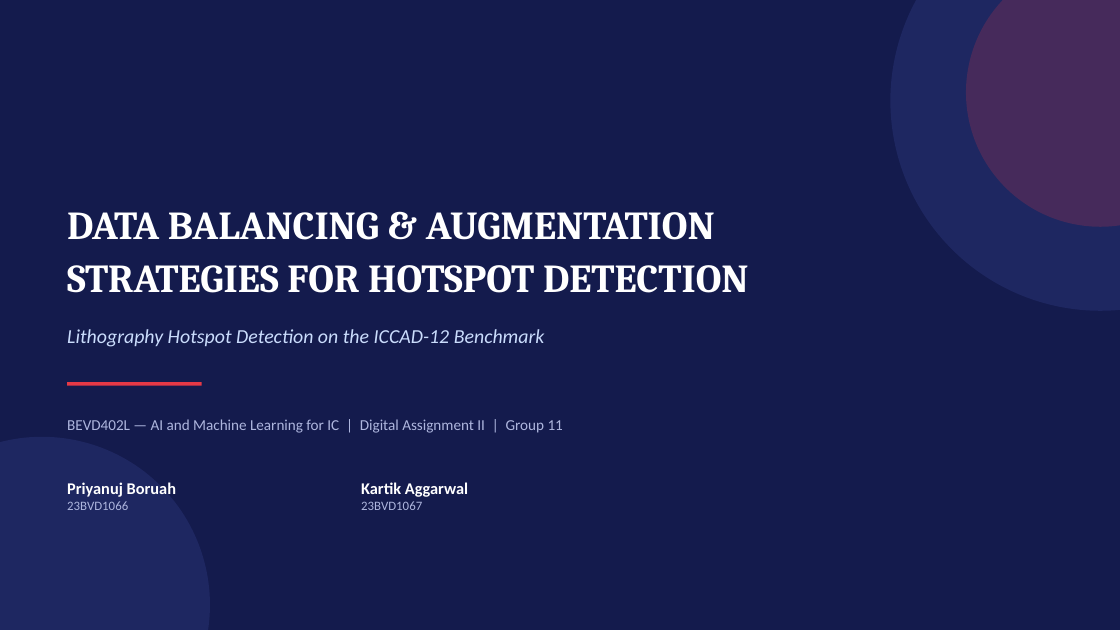
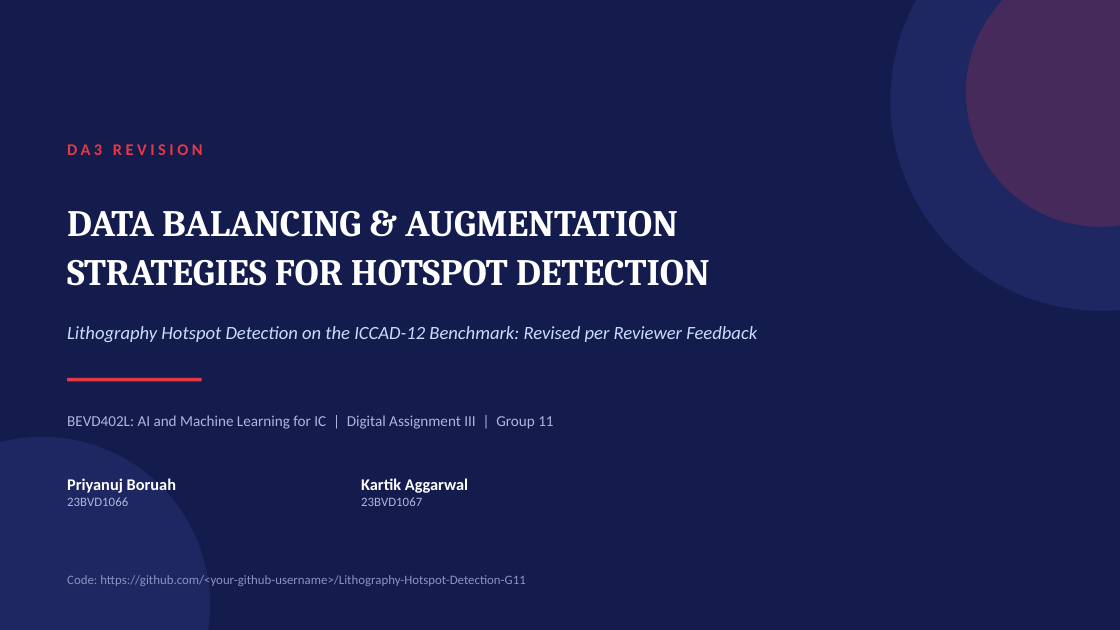
Before and after one commit to Nukebyt/Data-Balancing-For-Hotspot-Detection, a slide deck: slide 1 of report/slides.pptx. Drawn at 1120x630 pixels with LibreOffice and Linux fonts; fonts in the diff are those of the drawing. Boxes give left, top, right and bottom in pixels: in the first picture for what was removed or moved away, otherwise in the second. Text is boxed around its words. In the diff, an @@ line names an element or a change of style, - is before the commit and + after.

Commit message:
DA3 revision: fair training protocol overturns DA2 conclusions
Addresses all Group 11 feedback plus common-to-all-groups feedback:

- Validation split (15%, fixed seed) carved from training data only;
  checkpoint selection on validation, test touched exactly once.
- Equalised gradient-update steps per benchmark (not epochs), removing
  the confound where RUS's smaller resampled set meant far fewer
  actual updates than ROS/ROS+Aug under the old fixed-epoch protocol.
- Main grid now runs 3 seeds (42/123/2024) with paired significance
  testing (t-test + Wilcoxon); ratio ablation re-run under the same
  corrected protocol.
- PR-AUC added as a threshold-free companion metric to every run.
- Two new combined-strategy variants (combo_mild, combo_batch_aug).
- Physical justification for flip/rotation augmentation (Manhattan
  geometry closure + local lithography-diffraction-physics argument).
- Mechanistic learning-curve analysis explaining why RUS appeared to
  fail in DA2 (training-protocol artifact) and what its real,
  narrower weakness actually is (PR-AUC/calibration, not detection).
- Literature review expanded from 9 to 40 web-verified references, all
  cited in text; new section comparing against published ICCAD-12
  results.
- Headline finding: under the corrected protocol, no strategy's
  balanced accuracy is statistically distinguishable from any other's;
  PR-AUC recovers real, significant differences instead.

Deliverables: revised report.tex/PDF (12pp, IEEE double-column),
G11_DA3_SingleColumn.docx and G11_DA3_DoubleColumn.docx (built via a
pandoc-based pipeline, report/build_docx.py), updated 17-slide deck,
full experiment results/figures, and DA2 results archived for
before/after comparison. Report prose also passed through a dash/
AI-tell cleanup pass.

```diff
--- a/report/slides.pptx
+++ b/report/slides.pptx
@@ text added at (x1=67, y1=144, x2=203, y2=155), 14 pt, text #E63946, bold @@
+DA3 REVISION
@@ text "DATA BALANCING & AUGMENTATION" at (x1=67, y1=210, x2=710, y2=286): size 34 to 32 pt @@
@@ text at (x1=67, y1=326, x2=757, y2=342): text changed; size 17 to 16 pt @@
-Lithography Hotspot Detection on the ICCAD-12 Benchmark
+Lithography Hotspot Detection on the ICCAD-12 Benchmark: Revised per Reviewer Feedback
@@ 2 texts, 1 rectangle moved together from (x1=67, y1=382, x2=468, y2=510) to (x1=67, y1=378, x2=468, y2=506) @@
@@ text at (x1=67, y1=415, x2=553, y2=429): text changed @@
-BEVD402L — AI and Machine Learning for IC | Digital Assignment II | Group 11
+BEVD402L: AI and Machine Learning for IC | Digital Assignment III | Group 11
@@ text added at (x1=67, y1=575, x2=526, y2=586), 11 pt, text #8B93C4 @@
+Code: https://github.com/<your-github-username>/Lithography-Hotspot-Detection-G11
```
Also in this commit, not shown: 10 other slides changed, 6 slides added, 4 slides removed, 43 other files.
